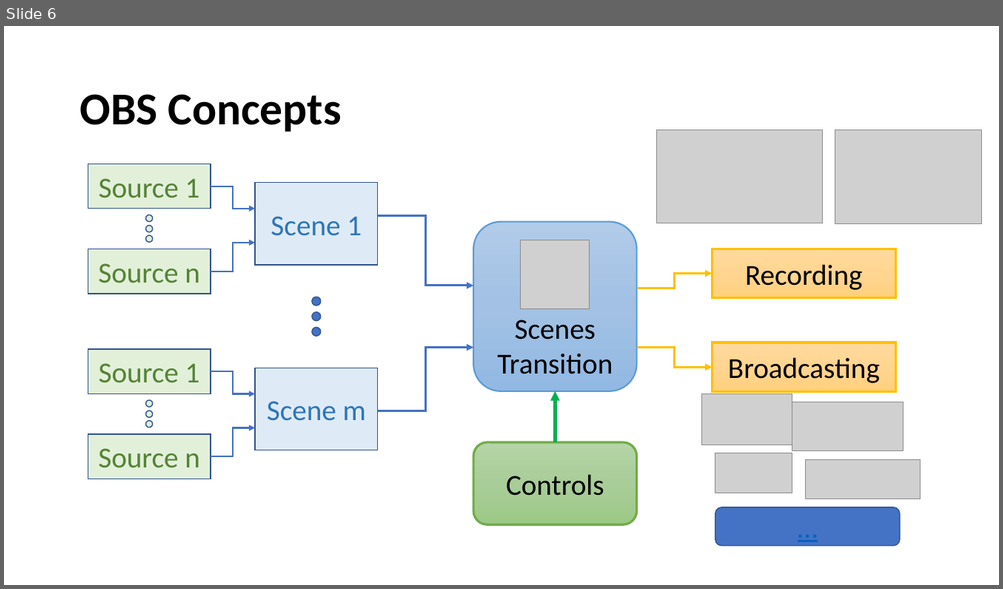
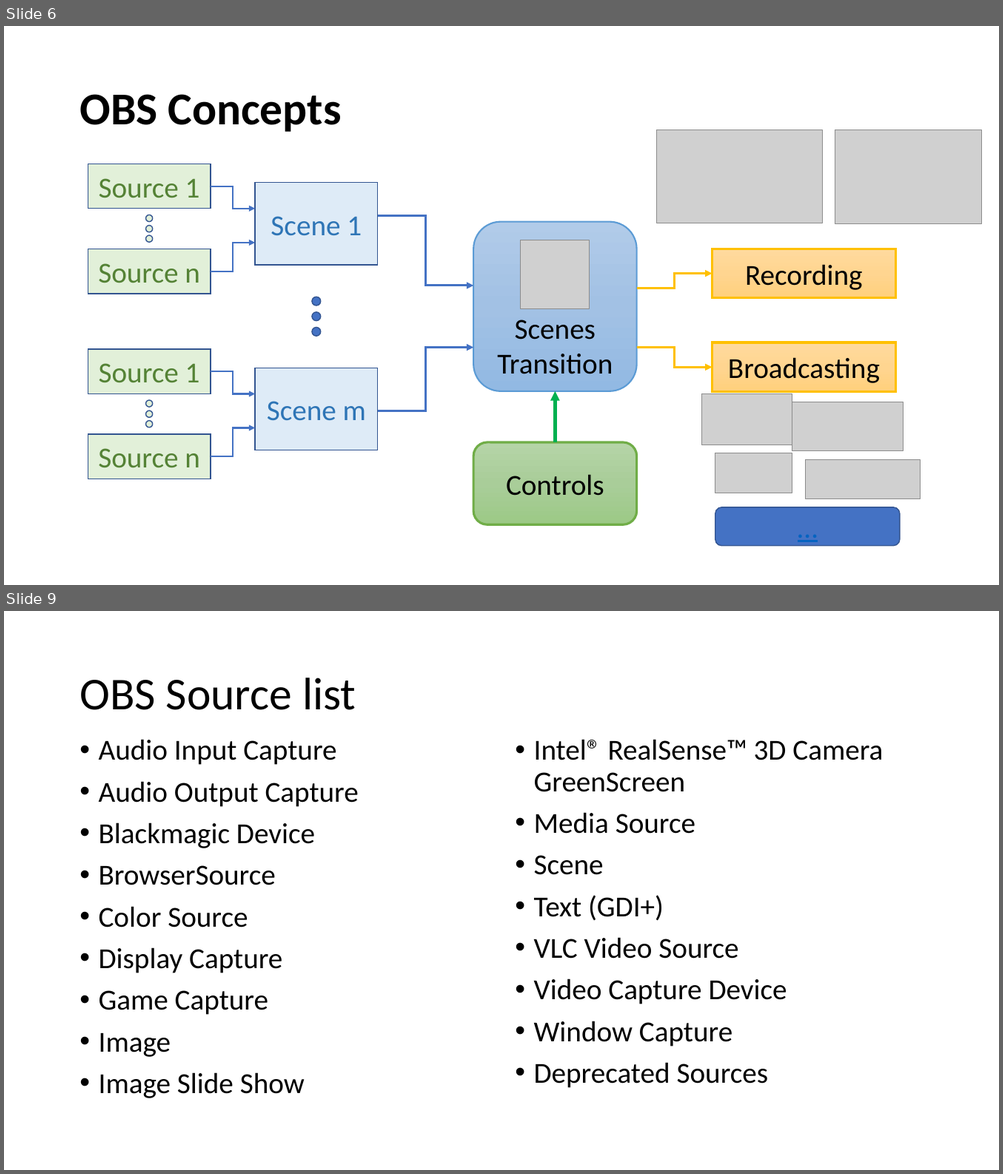
Before and after one commit to engedu/OBS-Training, a slide deck: OBS Training.pptx. Shown one above the other, each under a label of ours: slide 6 before the commit, slides 6 and 9 after it; the slides between them are not shown. The pictures are 1003x589 and 1003x1174 pixels, drawn with LibreOffice and Linux fonts; fonts in the diff are those of the drawing; grey boxes stand for pictures. Boxes give left, top, right and bottom in pixels: in the first picture for what was removed or moved away, otherwise in the second. Text is boxed around its words. In the diff, an @@ line names an element or a change of style, - is before the commit and + after.

```diff
--- a/OBS Training.pptx
+++ b/OBS Training.pptx
@@ slide 9 added at (4,611,999,1170), background #FFFFFF @@
@@ title added at (79,678,356,710), 44 pt, text #000000 @@
+OBS Source list
@@ text added at (99,739,358,1099), 28 pt, text #000000 @@
+• Audio Input Capture
+• Audio Output Capture
+• Blackmagic Device
+• BrowserSource
+• Color Source
+• Display Capture
+• Game Capture
+• Image
+• Image Slide Show
@@ text added at (534,739,882,1088), 28 pt, text #000000 @@
+• Intel® RealSense™ 3D Camera GreenScreen
+• Media Source
+• Scene
+• Text (GDI+)
+• VLC Video Source
+• Video Capture Device
+• Window Capture
+• Deprecated Sources
```
Also in this commit, not shown: 1 slide changed, 1 other slide added, 1 slide removed.
